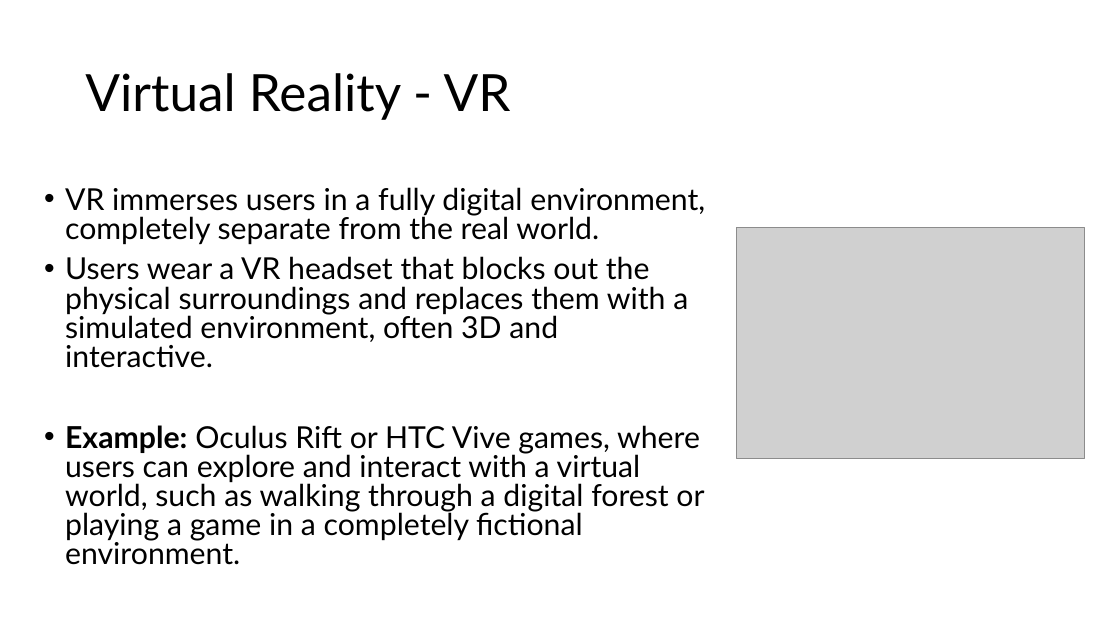
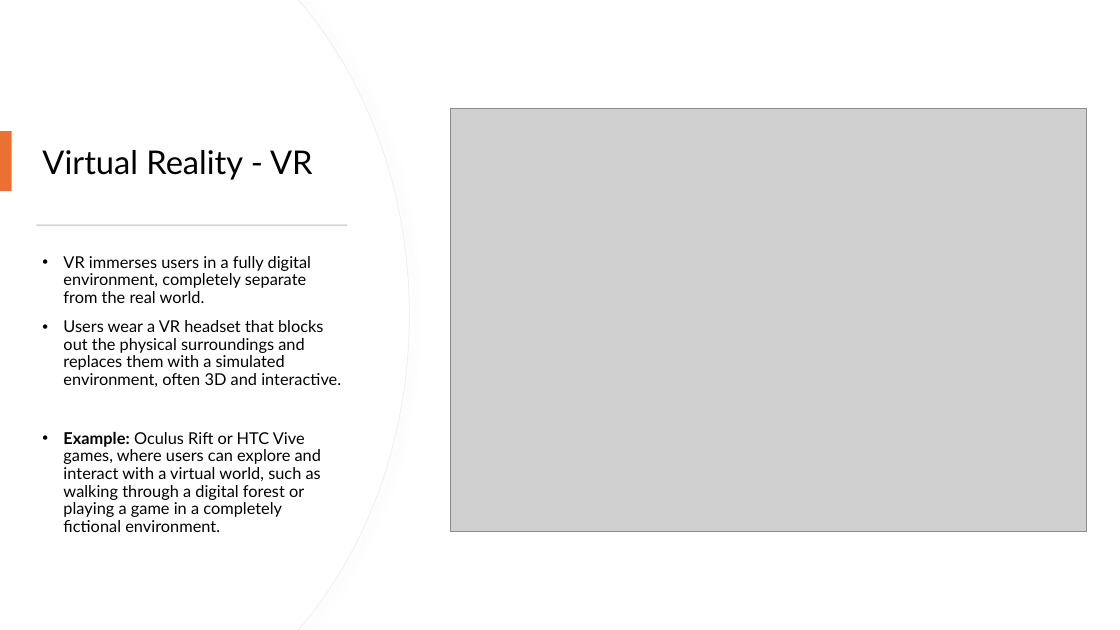
Before and after one commit to inamdarchaitanya/JPP_SIG_CP2, a slide deck: slide 3 of Documents/Introduction to Immersive Technologies.pptx. Drawn at 1120x630 pixels with LibreOffice and Linux fonts; fonts in the diff are those of the drawing; grey boxes stand for pictures. Boxes give left, top, right and bottom in pixels: in the first picture for what was removed or moved away, otherwise in the second. Text is boxed around its words. In the diff, an @@ line names an element or a change of style, - is before the commit and + after.

```diff
--- a/Documents/Introduction to Immersive Technologies.pptx
+++ b/Documents/Introduction to Immersive Technologies.pptx
@@ freeform shape added at (0,0,409,630), fill #FFFFFF, outline #EFEFEF 0.75 pt @@
@@ freeform shape added at (0,0,408,630), fill #FFFFFF @@
@@ title "Virtual Reality - VR": place and size @@
-title "Virtual Reality - VR" at (85,73,511,120)
+title "Virtual Reality - VR" at (42,150,313,180)
@@ title "Virtual Reality - VR" at (42,150,313,180): size 44 to 28 pt @@
@@ picture: place and size @@
-picture at (737,228,1085,459)
+picture at (450,108,1086,532)
@@ rectangle added at (0,131,12,192), fill #E97132 @@
@@ rectangle added at (36,224,347,226), fill #D5D5D5 @@
@@ text "VR immerses users in a ...": place and size @@
-text "VR immerses users in a ..." at (65,187,705,565)
+text "VR immerses users in a ..." at (63,256,341,532)
@@ text "VR immerses users in a ..." at (63,256,341,532): size 25.9 to 14 pt; line spacing 0.8 to 0.9 @@
```
Also in this commit, not shown: 7 other slides changed, 2 slides added.
